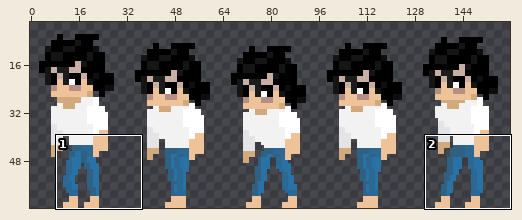
Sprite sheet: assets/characters/alset/left32x64.png. Above: a wide view before the commit, with the close-up outlined.
Close-up. Before the commit:
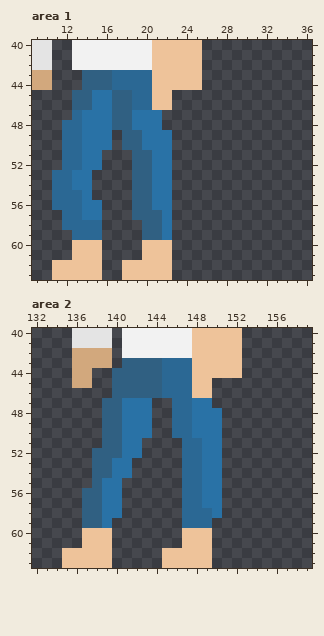
The file is 160x64 pixels. Shown: area 1: x 9..36, y 40..63; area 2: x 132..159, y 40..63. The wide view leaves out empty margins.
The result:
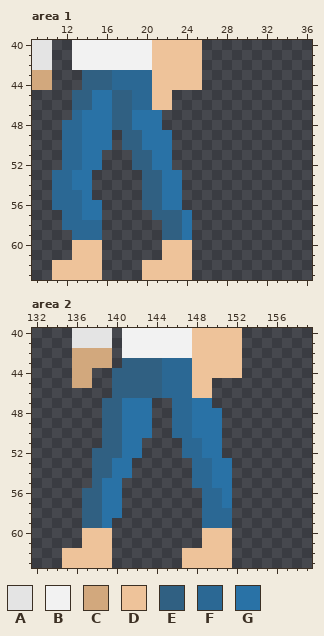
Palette (. is transparent): A #e4e4e4  B #f2f2f2  C #d2a87d  D #eec39a  E #306082  F #2b6894  G #2972a6
Changes in this commit:
Area 1:
Colour D is added in rows 60 to 63 at x 23 to 24.
Colour E is added in rows 57 to 59 at x 23.
Colour E replaces colour G in rows 53 to 56 at x 21; in rows 57 to 59 at x 22.
Colour G is added in rows 53 to 56 at x 23; in rows 57 to 59 at x 24.
Colour D is removed in rows 60 to 61 at x 20 to 21; in rows 62 to 63 at x 18 to 19.
Colour E is removed in rows 53 to 56 at x 19; in row 57 at x 19 to 20; in rows 58 to 59 at x 20 to 21.
Area 2:
Colour D is added in rows 60 to 63 at x 150 to 151.
Colour F is added in row 58 at x 151; in row 59 at x 150 to 151.
Colour F replaces colour G in rows 53 to 55 at x 149; in rows 56 to 57 at x 149 to 150; in row 58 at x 150.
Colour G is added in rows 53 to 57 at x 151.
Colour D is removed in rows 60 to 61 at x 147 to 148; in rows 62 to 63 at x 145 to 146.
Colour F is removed in rows 53 to 55 at x 147; in rows 56 to 59 at x 147 to 148.
Where, in picture pixels (left, top, right, bottom), the same in both close-ups:
changed: (122, 170, 192, 280)
changed: (162, 458, 232, 568)
